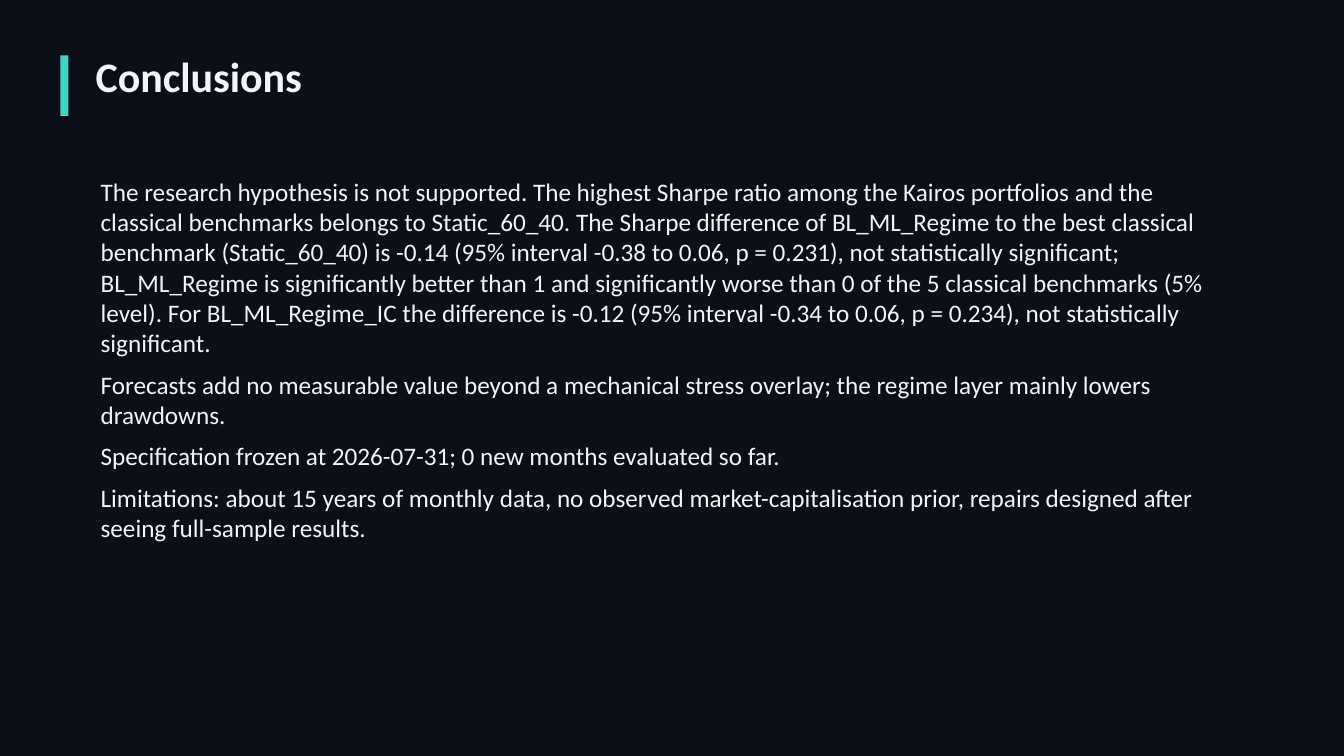
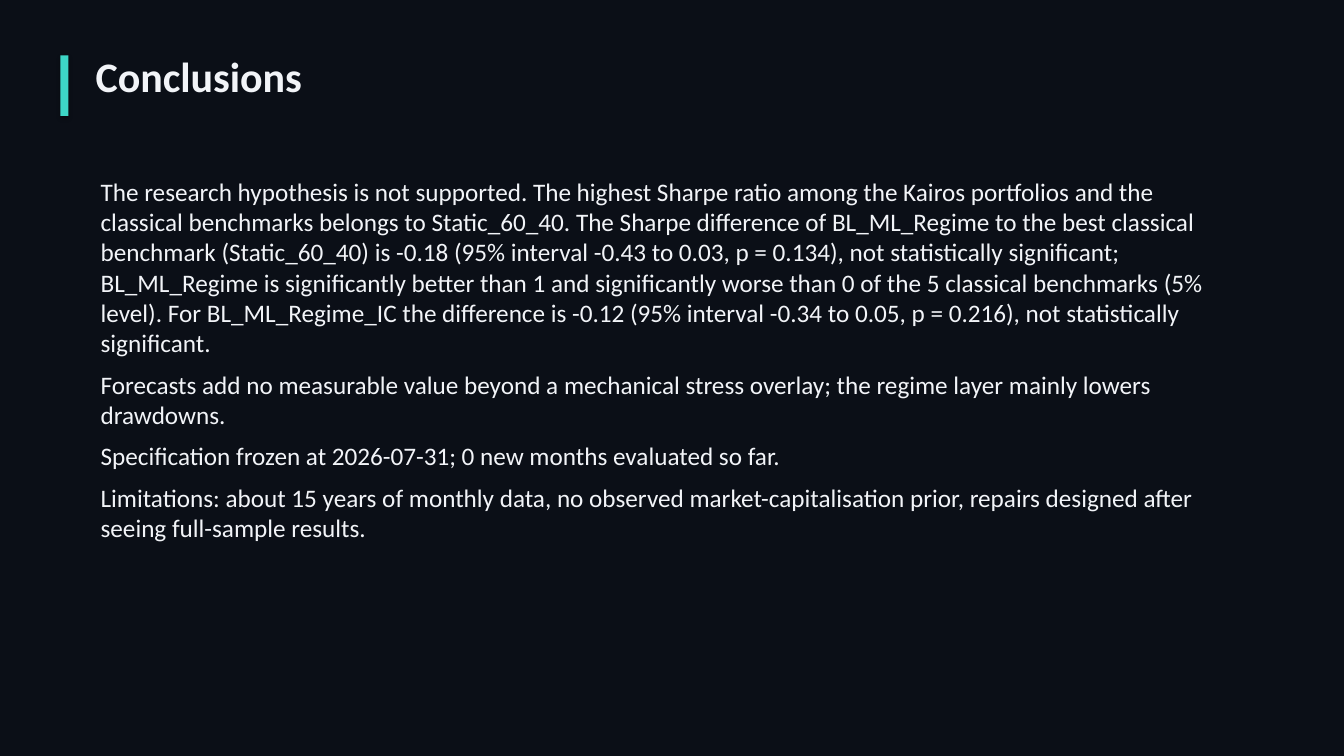
Before and after one commit to QuantSingularity/Kairos, a slide deck: slide 16 of reports/Kairos_Deck.pptx. Drawn at 1344x756 pixels with LibreOffice and Linux fonts; fonts in the diff are those of the drawing. Boxes give left, top, right and bottom in pixels: in the first picture for what was removed or moved away, otherwise in the second. Text is boxed around its words. In the diff, an @@ line names an element or a change of style, - is before the commit and + after.

```diff
--- a/reports/Kairos_Deck.pptx
+++ b/reports/Kairos_Deck.pptx
@@ text at (x1=101, y1=183, x2=1202, y2=357): text changed @@
-The research hypothesis is not supported. The highest Sharpe ratio among the Kairos portfolios and the classical benchmarks belongs to Static_60_40. The Sharpe difference of BL_ML_Regime to the best classical benchmark (Static_60_40) is -0.14 (95% interval -0.38 to 0.06, p = 0.231), not statistically significant; BL_ML_Regime is significantly better than 1 and significantly worse than 0 of the 5 classical benchmarks (5% level). For BL_ML_Regime_IC the difference is -0.12 (95% interval -0.34 to 0.06, p = 0.234), not statistically significant.
+The research hypothesis is not supported. The highest Sharpe ratio among the Kairos portfolios and the classical benchmarks belongs to Static_60_40. The Sharpe difference of BL_ML_Regime to the best classical benchmark (Static_60_40) is -0.18 (95% interval -0.43 to 0.03, p = 0.134), not statistically significant; BL_ML_Regime is significantly better than 1 and significantly worse than 0 of the 5 classical benchmarks (5% level). For BL_ML_Regime_IC the difference is -0.12 (95% interval -0.34 to 0.05, p = 0.216), not statistically significant.
```
Also in this commit, not shown: 8 other slides changed, 57 other files.
